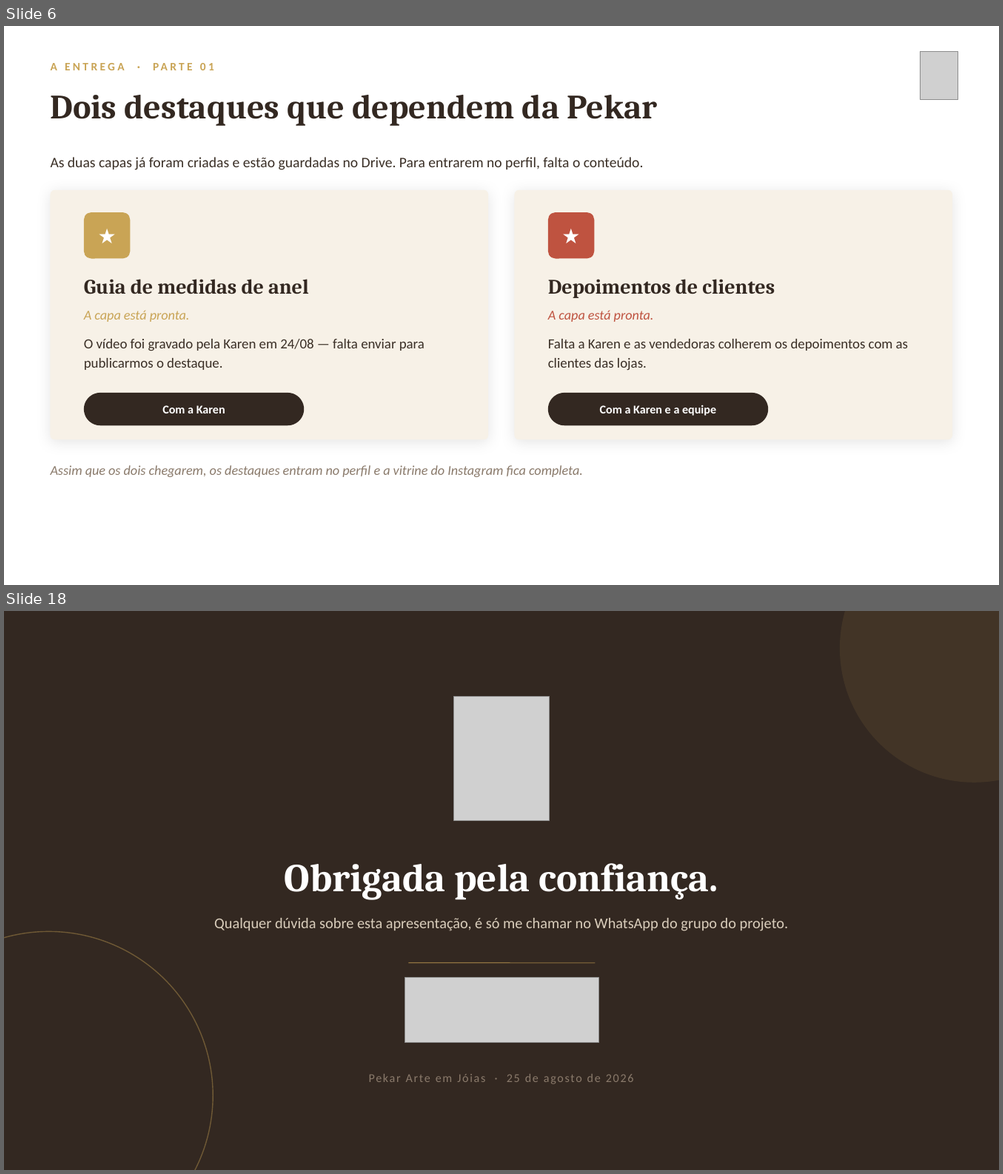
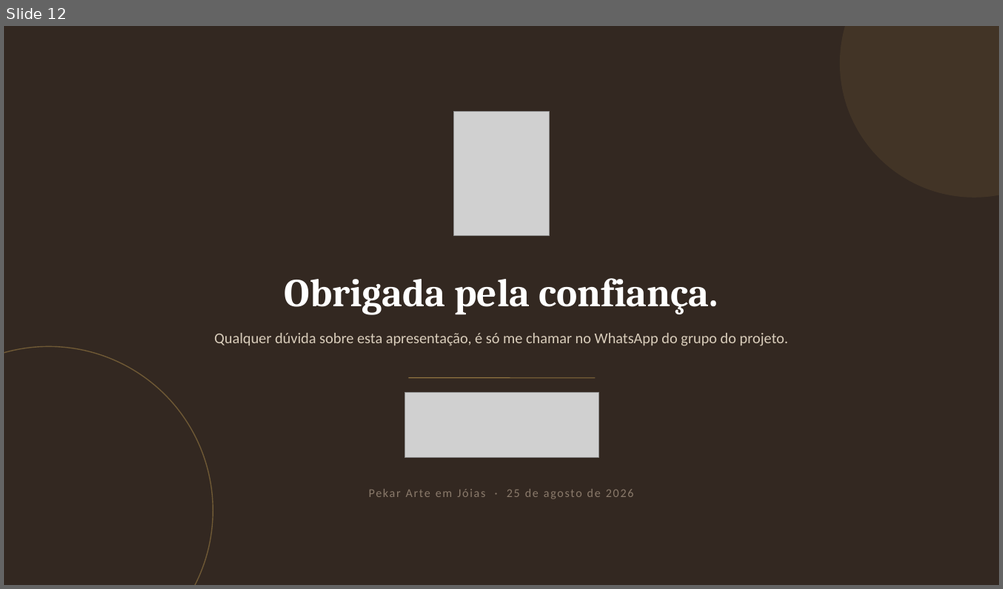
Before and after one commit to AdrianaLuiza/SkillsClaude, a slide deck: pekar-joias/Pekar-Analise-Entrega-Proposta.pptx. Shown one above the other, each under a label of ours: slides 6 and 18 before the commit, slide 12 after it; the slides between them are not shown. The pictures are 1003x1174 and 1003x589 pixels, drawn with LibreOffice and Linux fonts; fonts in the diff are those of the drawing; grey boxes stand for pictures. Boxes give left, top, right and bottom in pixels: in the first picture for what was removed or moved away, otherwise in the second. Text is boxed around its words. In the diff, an @@ line names an element or a change of style, - is before the commit and + after.

```diff
--- a/pekar-joias/Pekar-Analise-Entrega-Proposta.pptx
+++ b/pekar-joias/Pekar-Analise-Entrega-Proposta.pptx
@@ slide 6 removed at (4,26,999,585), background #FFFFFF @@
@@ text removed at (51,63,125,70) @@
-A ENTREGA · PARTE 01
@@ picture removed at (920,51,958,100) @@
@@ text removed at (51,95,657,126) @@
-Dois destaques que dependem da Pekar
@@ text removed at (51,157,643,170) @@
-As duas capas já foram criadas e estão guardadas no Drive. Para entrarem no perfil, falta o conteúdo.
@@ rounded rectangle removed at (51,190,488,440) @@
@@ rounded rectangle removed at (515,190,952,440) @@
@@ rounded rectangle removed at (84,212,130,259) @@
@@ text removed at (84,212,130,259) @@
-★
@@ rounded rectangle removed at (548,212,595,259) @@
@@ text removed at (548,212,595,259) @@
-★
@@ text removed at (84,279,309,295) @@
-Guia de medidas de anel
@@ text removed at (548,279,774,298) @@
-Depoimentos de clientes
@@ text removed at (84,310,190,322) @@
-A capa está pronta.
@@ text removed at (548,310,654,322) @@
-A capa está pronta.
@@ text removed at (84,339,424,370) @@
-O vídeo foi gravado pela Karen em 24/08 — falta enviar para publicarmos o destaque.
@@ text removed at (548,339,908,371) @@
-Falta a Karen e as vendedoras colherem os depoimentos com as clientes das lojas.
@@ rounded rectangle removed at (84,393,304,426) @@
@@ rounded rectangle removed at (548,393,768,426) @@
@@ text removed at (162,406,225,414) @@
-Com a Karen
@@ text removed at (600,405,716,416) @@
-Com a Karen e a equipe
@@ text removed at (51,466,583,477) @@
-Assim que os dois chegarem, os destaques entram no perfil e a vitrine do Instagram fica completa.
@@ what was slide 18 is now slide 12 @@
```
Also in this commit, not shown: 11 slides changed, 5 other slides removed, 2 other files.
